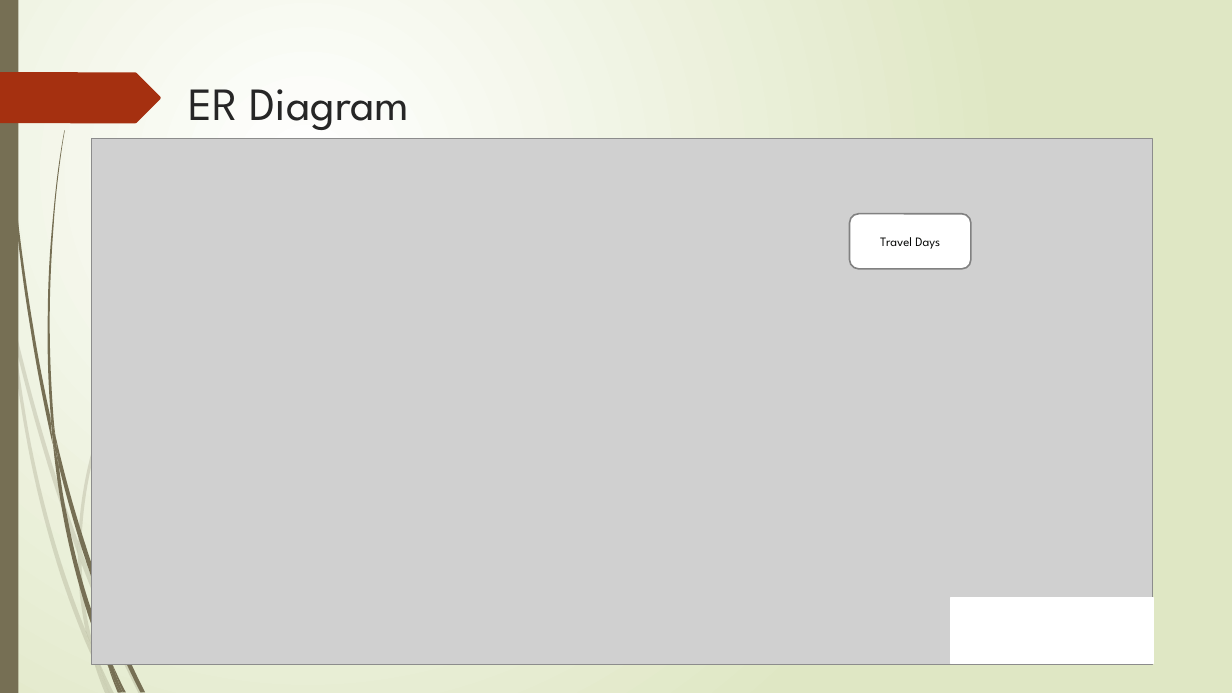
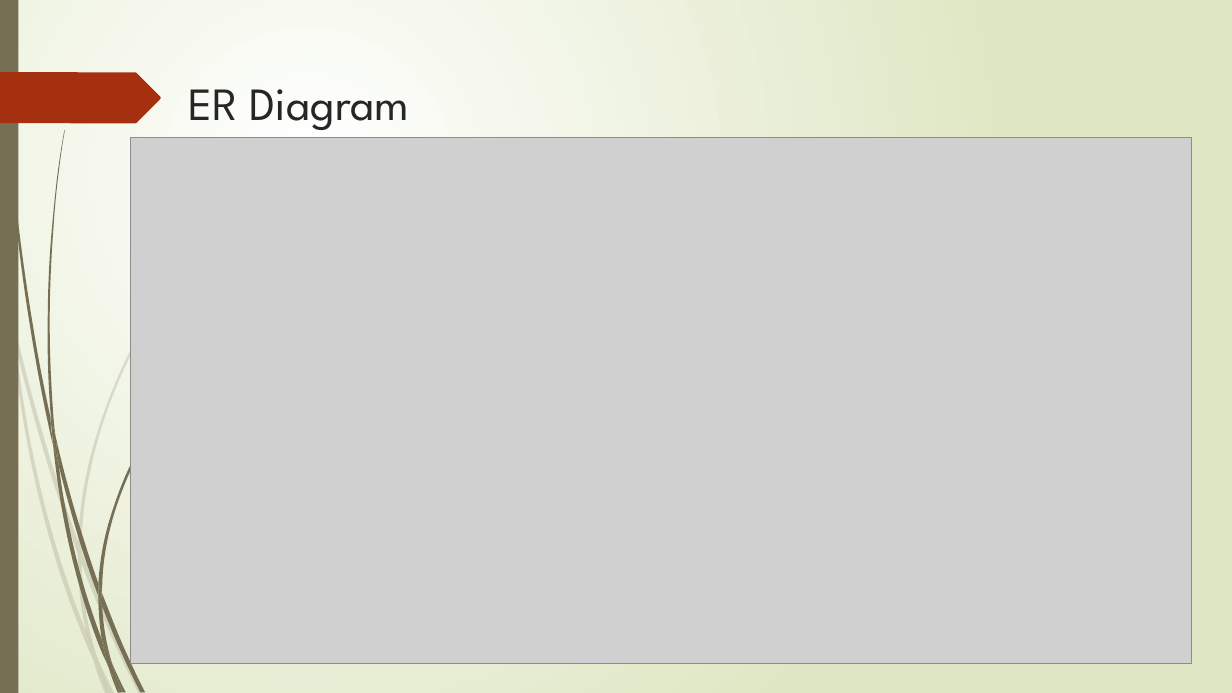
Before and after one commit to ateevag/javaproject, a slide deck: slide 6 of Bus Reservation System.pptx (slide 5 before the commit). Drawn at 1232x693 pixels with LibreOffice and Linux fonts; fonts in the diff are those of the drawing; grey boxes stand for pictures. Boxes give left, top, right and bottom in pixels: in the first picture for what was removed or moved away, otherwise in the second. Text is boxed around its words. In the diff, an @@ line names an element or a change of style, - is before the commit and + after.

```diff
--- a/Bus Reservation System.pptx
+++ b/Bus Reservation System.pptx
@@ picture: place and size @@
-picture at (91,139,1153,665)
+picture at (131,137,1192,664)
@@ rounded rectangle removed at (849,213,970,269) @@
-Travel Days
@@ freeform shape added at (98,318,240,592), fill #766F54 @@
@@ freeform shape added at (98,583,102,606), fill #766F54 @@
```
Also in this commit, not shown: 1 other slide changed, 3 slides added, 2 slides removed.
